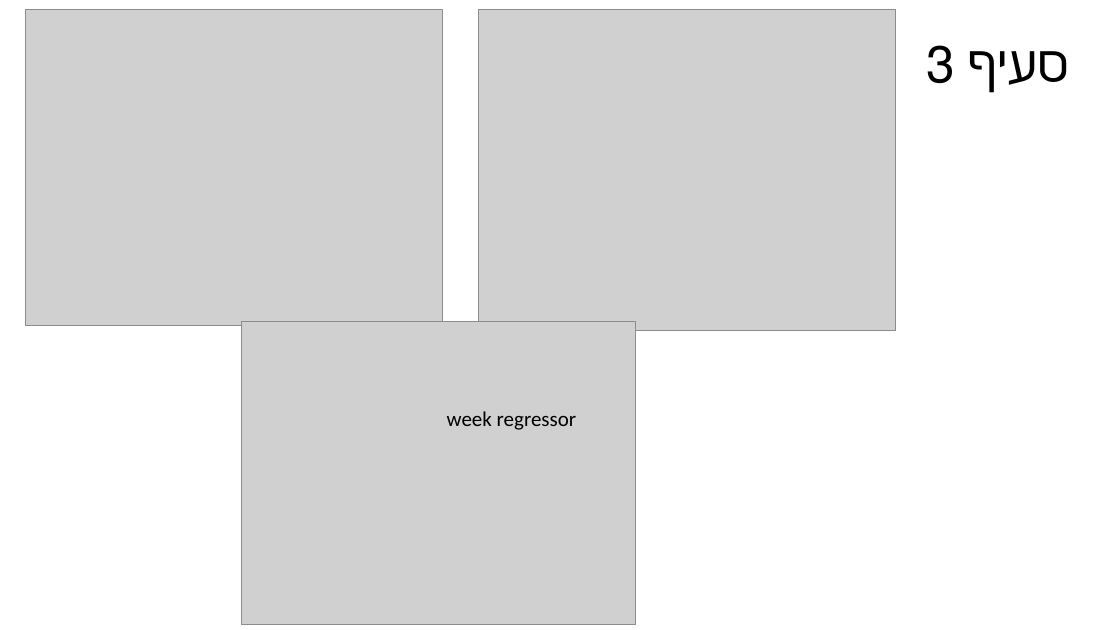
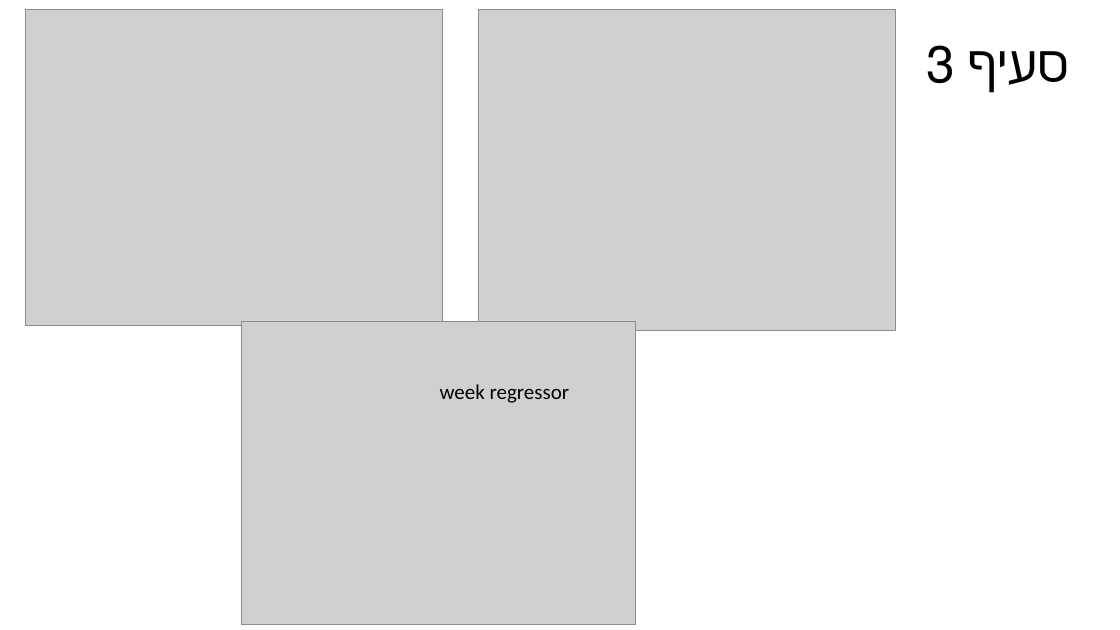
Before and after one commit to motibh/sound_wave, a slide deck: slide 6 of Ultrasonic wave.pptx. Drawn at 1120x630 pixels with LibreOffice and Linux fonts; fonts in the diff are those of the drawing; grey boxes stand for pictures. Boxes give left, top, right and bottom in pixels: in the first picture for what was removed or moved away, otherwise in the second. Text is boxed around its words. In the diff, an @@ line names an element or a change of style, - is before the commit and + after.

```diff
--- a/Ultrasonic wave.pptx
+++ b/Ultrasonic wave.pptx
@@ text "week regressor" moved from (x1=447, y1=411, x2=577, y2=430) to (x1=440, y1=384, x2=570, y2=403) @@
```
Also in this commit, not shown: 2 other slides changed.
